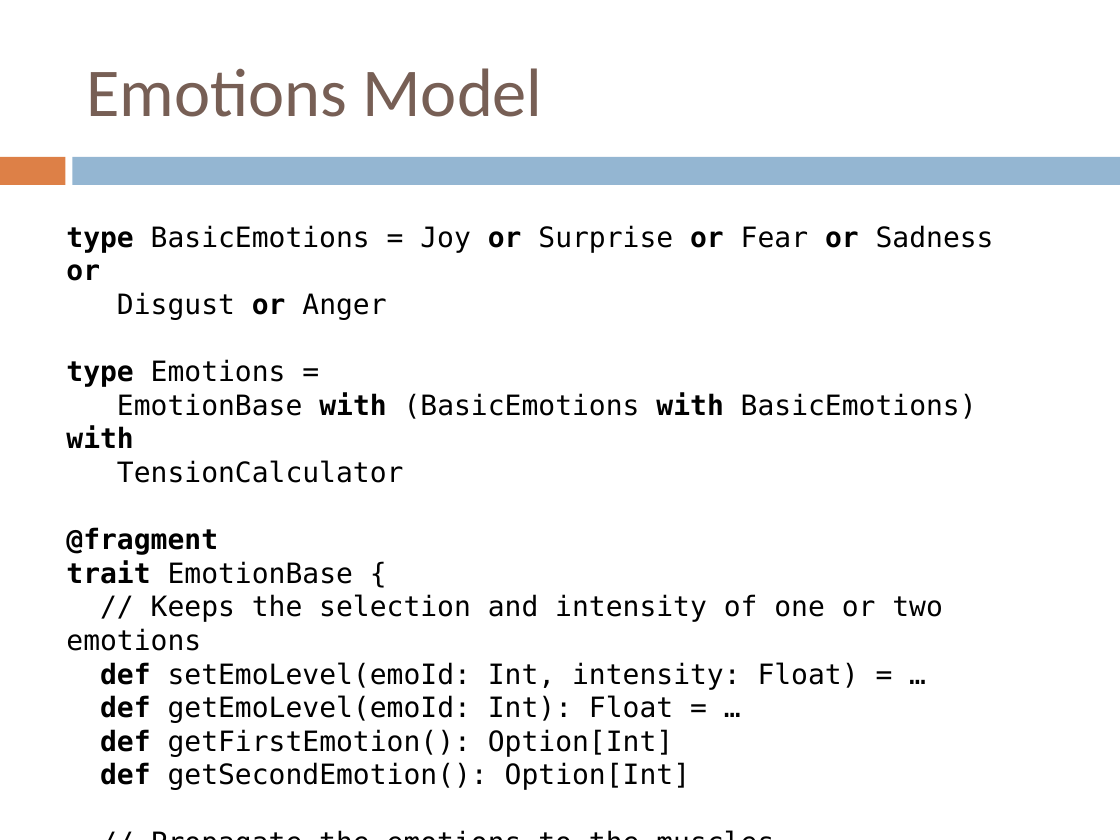
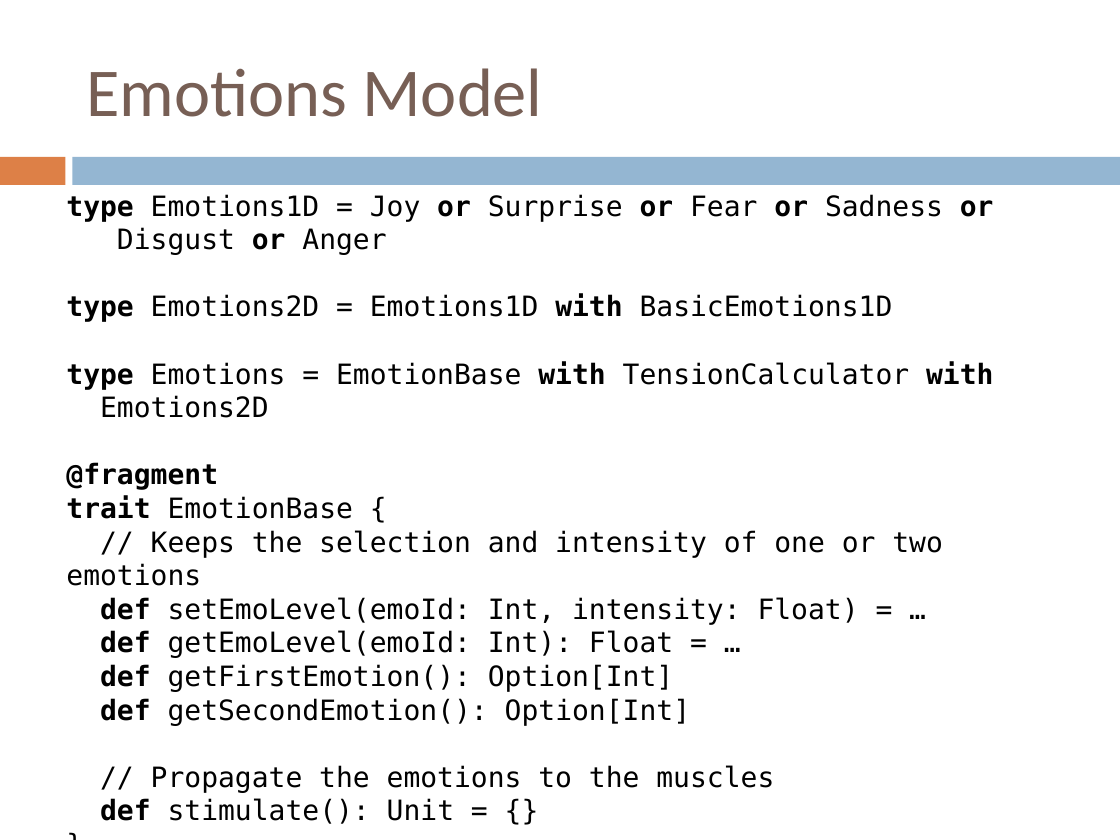
Before and after one commit to zslajchrt/morpheus, a slide deck: slide 11 of src/main/doc/papers/sdot2015.pptx. Drawn at 1120x840 pixels with LibreOffice and Linux fonts; fonts in the diff are those of the drawing. Boxes give left, top, right and bottom in pixels: in the first picture for what was removed or moved away, otherwise in the second. Text is boxed around its words. In the diff, an @@ line names an element or a change of style, - is before the commit and + after.

```diff
--- a/src/main/doc/papers/sdot2015.pptx
+++ b/src/main/doc/papers/sdot2015.pptx
@@ text "type Emotions1D = Joy or ...": place and size @@
-text "type Emotions1D = Joy or ..." at [66,225,994,790]
+text "type Emotions1D = Joy or ..." at [66,194,994,824]
@@ text at [66,194,994,418]: text changed @@
-type BasicEmotions = Joy or Surprise or Fear or Sadness or
-Disgust or Anger
-type Emotions =
-EmotionBase with (BasicEmotions with BasicEmotions) with
-TensionCalculator
+type Emotions1D = Joy or Surprise or Fear or Sadness or
+Disgust or Anger
+type Emotions2D = Emotions1D with BasicEmotions1D
+type Emotions = EmotionBase with TensionCalculator with
+Emotions2D
```
Also in this commit, not shown: 6 other slides changed, 1 slide added.
